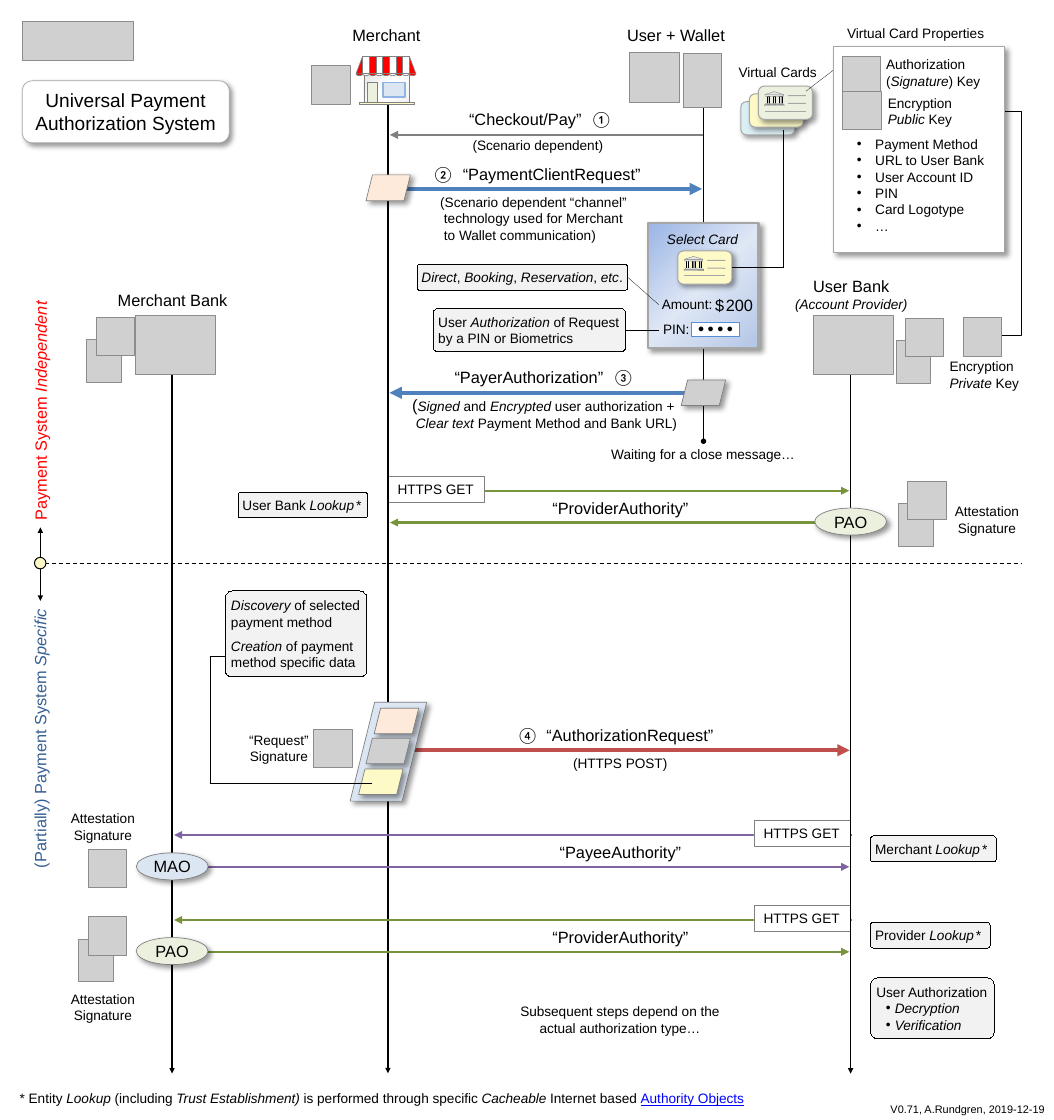
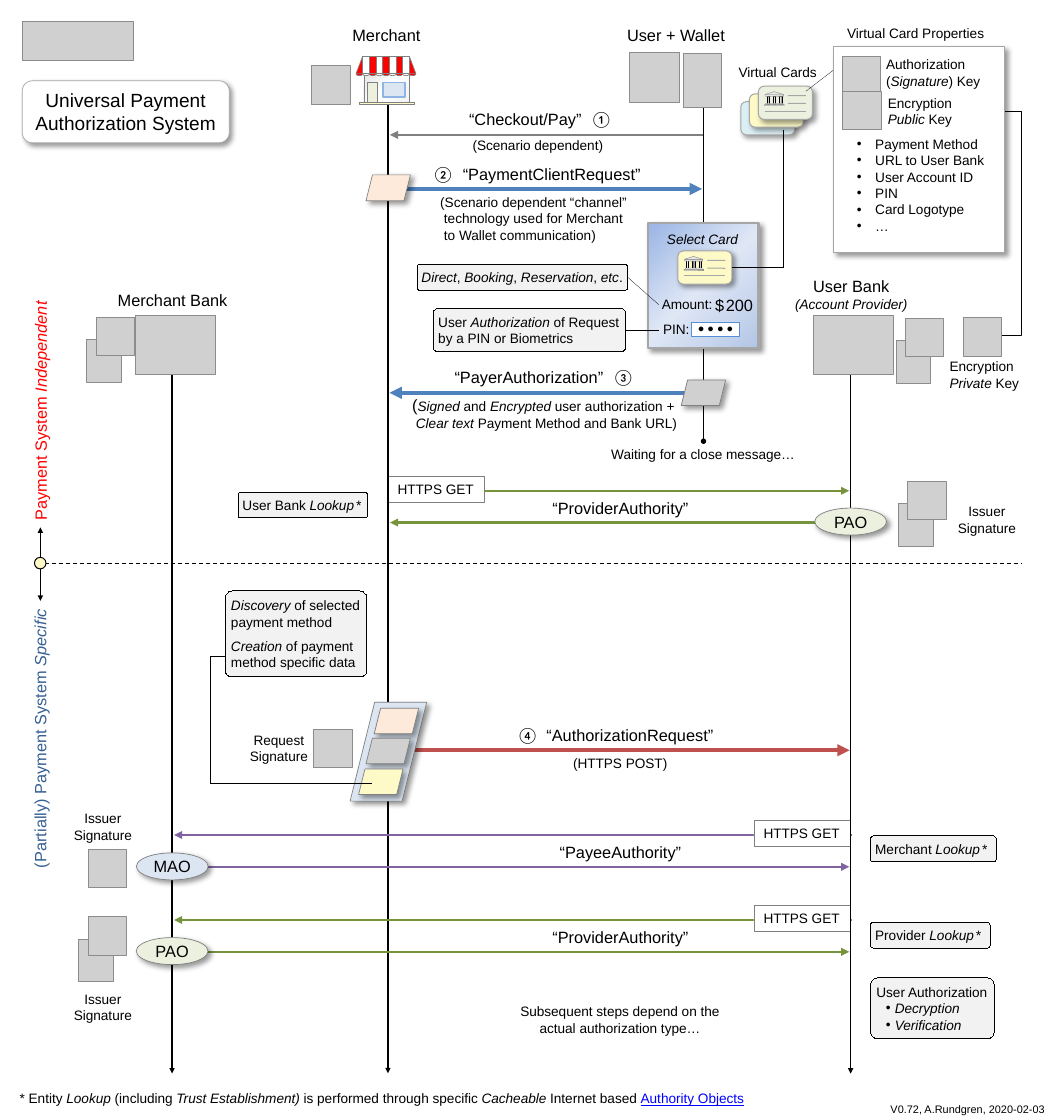
Before and after one commit to cyberphone/doc, a slide deck: slide 1 of saturn/saturn-authorization.pptx. Drawn at 1054x1120 pixels with LibreOffice and Linux fonts; fonts in the diff are those of the drawing; grey boxes stand for pictures. Boxes give left, top, right and bottom in pixels: in the first picture for what was removed or moved away, otherwise in the second. Text is boxed around its words. In the diff, an @@ line names an element or a change of style, - is before the commit and + after.

```diff
--- a/saturn/saturn-authorization.pptx
+++ b/saturn/saturn-authorization.pptx
@@ text at <box>958,506,1016,536</box>: text changed @@
-Attestation
-Signature
+Issuer
+Signature
@@ text at <box>250,735,308,764</box>: text changed @@
-“Request”
-Signature
+Request
+Signature
@@ text at <box>74,813,132,843</box>: text changed @@
-Attestation
-Signature
+Issuer
+Signature
@@ text at <box>74,994,132,1023</box>: text changed @@
-Attestation
-Signature
+Issuer
+Signature
@@ text at <box>890,1105,1045,1116</box>: text changed @@
-V0.71, A.Rundgren, 2019-12-19
+V0.72, A.Rundgren, 2020-02-03
```
Also in this commit, not shown: 1 other file.
